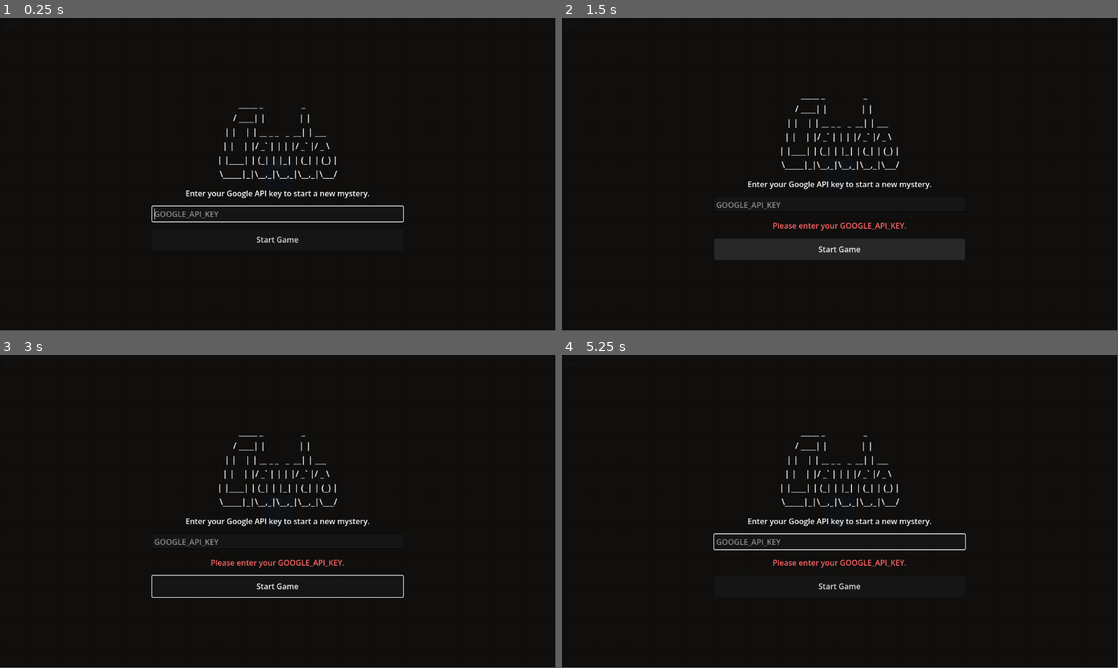
Above: before the commit, frames 1-4 (two rows, left to right).
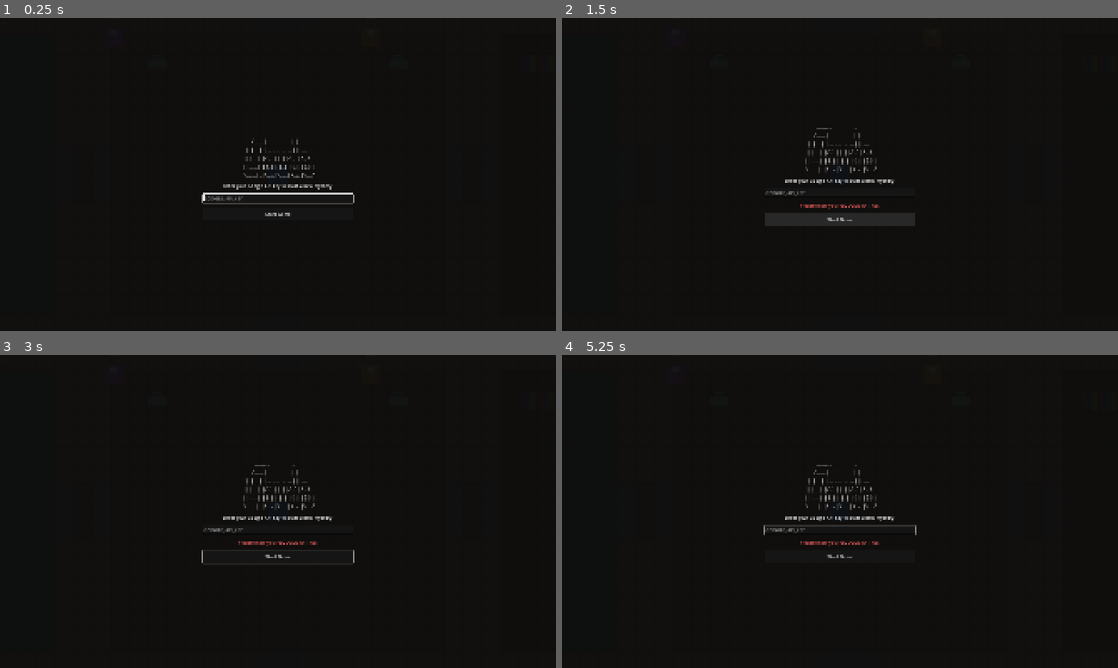
Above: after the commit, the same moments.

Repository: Frostist/Claudo
Game: Godot game, scene res://scenes/main/main.tscn
Same seed, same stepped clock (60 frames per second), same inputs: the game is played once before the commit and once after it.
Inputs (mouse positions are in pixels of both pictures, inside the frame that each line leads up to):
- Up to frame 1 (0.25 s): no input
- Up to frame 2 (1.5 s): click "Start Game" at 0.5 s; click "Start Game" at 1.25 s
- Up to frame 3 (3 s): click "Start Game" at 2 s; tap Enter at 2.75 s; move the mouse to (400, 495) at 2.77 s; hold Right (ui_right) from 2.78 s (still down); click (400, 495) at 2.92 s
- Up to frame 4 (5.25 s): tap Space at 3.5, 5 s; move the mouse to (728, 527) at 3.52 s; release Right (ui_right) at 3.53 s; hold Down (ui_down) 3.53-4.28 s; tap Enter at 4.25 s; move the mouse to (895, 442) at 4.27 s; hold Right (ui_right) 4.28-5.03 s; move the mouse to (812, 574) at 5.02 s; hold Up (ui_up) from 5.03 s (still down); click (812, 574) at 5.17 s
In our replay, the window is 799x449 before the commit and 800x450 after it. These sizes can differ from the game's own. Grey fills any space a smaller window leaves; there, only what the larger window draws over its background counts as a difference.

The runs differ from the first frame. In frame 1, 2.1% of the frame differs, in the area x 27-73%, y 28-72%; in frame 2, 5.7%, in the area x 27-73%, y 25-78%; in frame 3, 2.2%; in frame 4, 2.5%.

Commit message:
feat: set default window size to 1920x1080 with canvas_items stretch mode

Diff:
--- a/project.godot
+++ b/project.godot
@@ -20,6 +20,13 @@
 
 ServerBridge="*res://autoloads/server_bridge.gd"
 
+[display]
+
+window/size/viewport_width=1920
+window/size/viewport_height=1080
+window/stretch/mode="canvas_items"
+window/stretch/aspect="keep"
+
 [input]
 
 ui_notebook={
